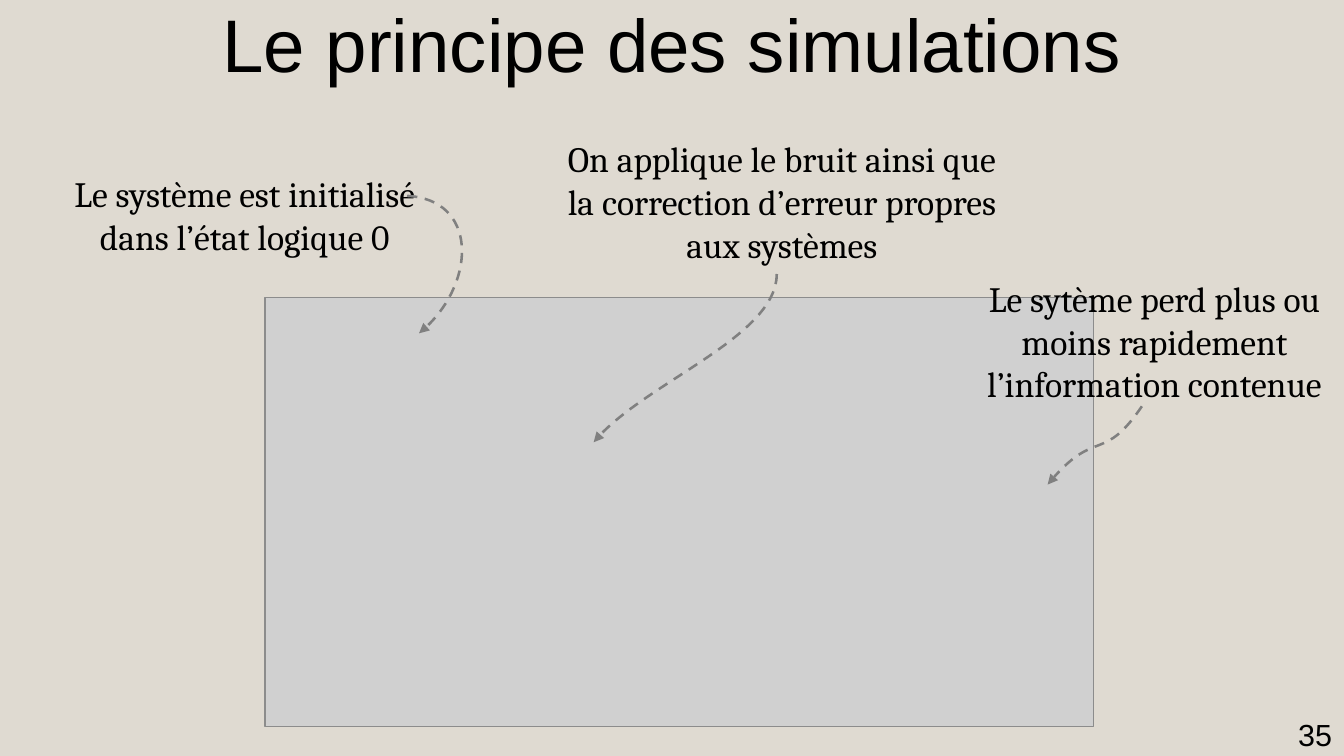
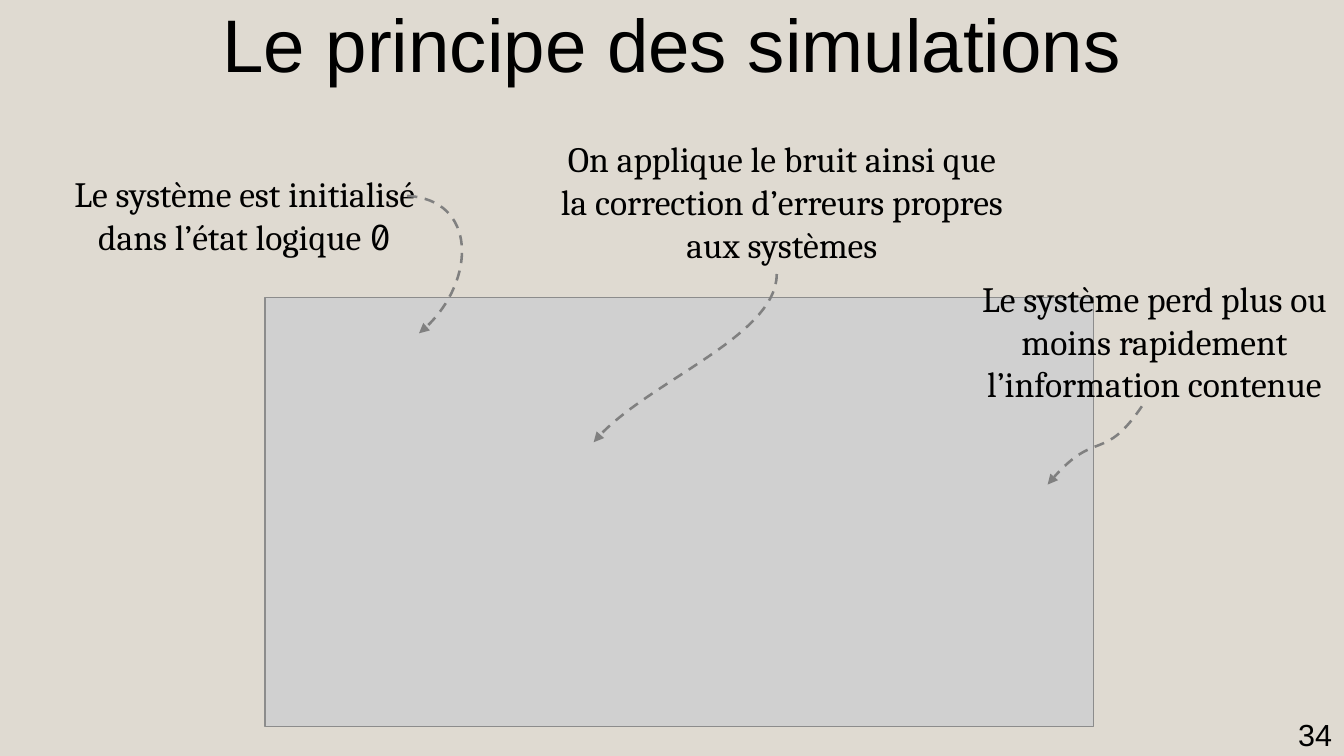
Before and after one commit to AmdaU/presentations, a slide deck: slide 34 of Seminaire/Seminaire.odp (slide 35 before the commit). Drawn at 1344x756 pixels with LibreOffice and Linux fonts; fonts in the diff are those of the drawing; grey boxes stand for pictures. Boxes give left, top, right and bottom in pixels: in the first picture for what was removed or moved away, otherwise in the second. Text is boxed around its words. In the diff, an @@ line names an element or a change of style, - is before the commit and + after.

```diff
--- a/Seminaire/Seminaire.odp
+++ b/Seminaire/Seminaire.odp
@@ text "Le système est initialisé dans ..." at box(74, 182, 415, 258): font Cambria to Fira Code in "0" @@
@@ text at box(561, 147, 1003, 266): text changed @@
-On applique le bruit ainsi que la correction d’erreur propres aux systèmes
+On applique le bruit ainsi que la correction d’erreurs propres aux systèmes
@@ text at box(982, 287, 1326, 405): text changed @@
-Le sytème perd plus ou moins rapidement l’information contenue
+Le système perd plus ou moins rapidement l’information contenue
@@ page number at box(1298, 724, 1332, 747): text changed @@
-35
+34
```
Also in this commit, not shown: 20 other slides changed, 1 slide removed, 2 other files.
